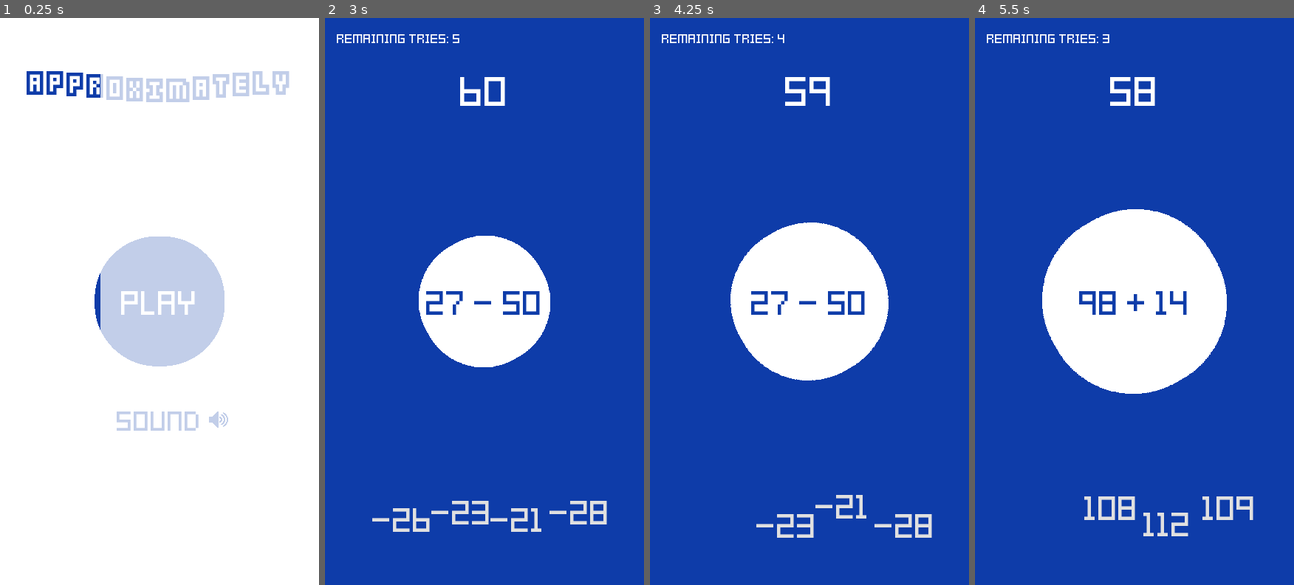
Above: before the commit, frames 1-4 (left to right).
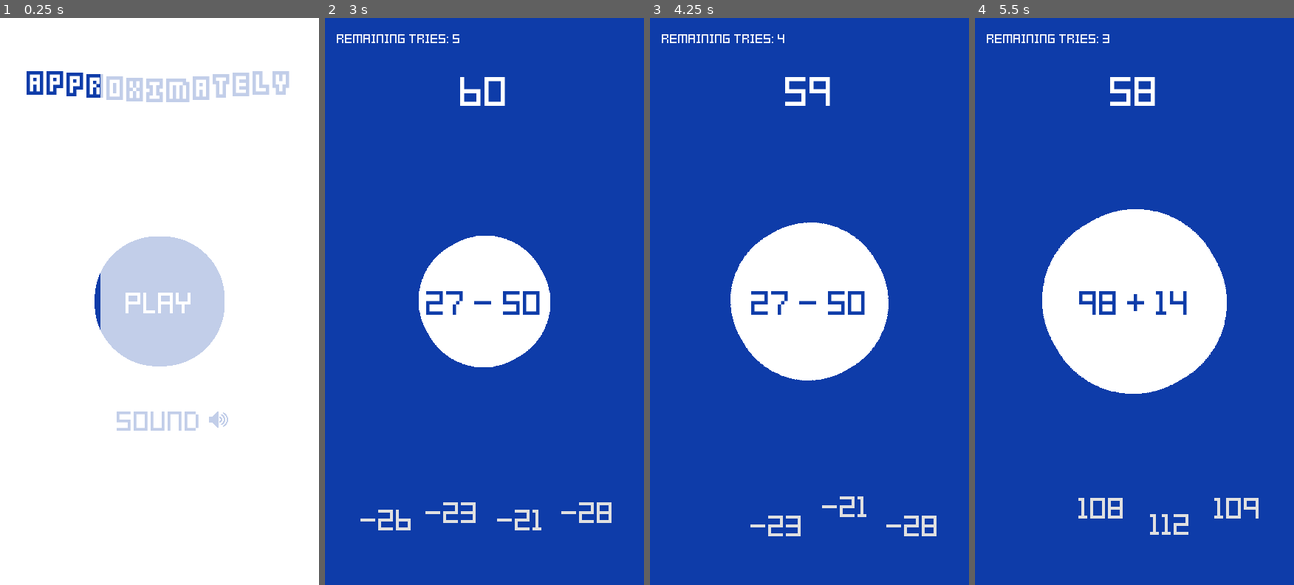
Above: after the commit, the same moments.

Repository: msanatan/Approximately
Game: Godot game, scene res://Scenes/MainMenu.tscn
The game is run twice, just before and just after one commit, with the same random seed, the same clock (stepped at 60 frames per second) and the same inputs.
Inputs:
- Up to frame 1 (0.25 s): no input
- Up to frame 2 (3 s): click "Play" at 0.5 s; click "Play" at 1.25 s
- Up to frame 3 (4.25 s): click "-26" at 3.5 s
- Up to frame 4 (5.5 s): click "-23" at 4.25 s; click "110" at 5 s

The runs differ from the first frame. In frame 1, 0.4% of the frame differs, in the area x 37-62%, y 48-53%; in frame 2, 1.2%, in the area x 11-90%, y 85-91%; in frame 3, 0.8%; in frame 4, 1.1%.

Commit message:
Tweak position and size of answer buttons
A bit smaller with more space loosk good for large negative numbers

Diff:
--- a/Assets/Resources/ButtonFont.tres
+++ b/Assets/Resources/ButtonFont.tres
@@ -4,5 +4,5 @@
 font_path = "res://Assets/Fonts/Kenney Pixel Square.ttf"
 
 [resource]
-size = 36
+size = 32
 font_data = SubResource( 1 )
--- a/Scenes/Game/Answers.tscn
+++ b/Scenes/Game/Answers.tscn
@@ -27,7 +27,7 @@
 "times": PoolRealArray( 0.5, 1, 1.5, 2 ),
 "transitions": PoolRealArray( 1, 1, 1, 1 ),
 "update": 0,
-"values": [ Vector2( 64, 16 ), Vector2( 64, 0 ), Vector2( 64, -16 ), Vector2( 64, 0 ) ]
+"values": [ Vector2( 48, 16 ), Vector2( 48, 0 ), Vector2( 48, -16 ), Vector2( 48, 0 ) ]
 }
 tracks/1/type = "value"
 tracks/1/path = NodePath("Answer2:rect_position")
@@ -39,7 +39,7 @@
 "times": PoolRealArray( 0.5, 1, 1.5, 2 ),
 "transitions": PoolRealArray( 1, 1, 1, 1 ),
 "update": 0,
-"values": [ Vector2( 144, -16 ), Vector2( 144, 0 ), Vector2( 144, 16 ), Vector2( 144, 0 ) ]
+"values": [ Vector2( 136, -16 ), Vector2( 136, 0 ), Vector2( 136, 16 ), Vector2( 136, 0 ) ]
 }
 tracks/2/type = "value"
 tracks/2/path = NodePath("Answer3:rect_position")
@@ -51,7 +51,7 @@
 "times": PoolRealArray( 0.5, 1, 1.5, 2 ),
 "transitions": PoolRealArray( 1, 1, 1, 1 ),
 "update": 0,
-"values": [ Vector2( 224, 16 ), Vector2( 224, 0 ), Vector2( 224, -16 ), Vector2( 224, 0 ) ]
+"values": [ Vector2( 232, 16 ), Vector2( 232, 0 ), Vector2( 232, -16 ), Vector2( 232, 0 ) ]
 }
 tracks/3/type = "value"
 tracks/3/path = NodePath("Answer4:rect_position")
@@ -63,7 +63,7 @@
 "times": PoolRealArray( 0.5, 1, 1.5, 2 ),
 "transitions": PoolRealArray( 1, 1, 1, 1 ),
 "update": 0,
-"values": [ Vector2( 304, -16 ), Vector2( 304, 0 ), Vector2( 304, 16 ), Vector2( 304, 0 ) ]
+"values": [ Vector2( 320, -16 ), Vector2( 320, 0 ), Vector2( 320, 16 ), Vector2( 320, 0 ) ]
 }
 
 [sub_resource type="Animation" id=9]
@@ -78,7 +78,7 @@
 "times": PoolRealArray( 0 ),
 "transitions": PoolRealArray( 1 ),
 "update": 0,
-"values": [ Vector2( 64, 32 ) ]
+"values": [ Vector2( 48, 32 ) ]
 }
 tracks/1/type = "value"
 tracks/1/path = NodePath("Answer2:rect_position")
@@ -90,7 +90,7 @@
 "times": PoolRealArray( 0 ),
 "transitions": PoolRealArray( 1 ),
 "update": 0,
-"values": [ Vector2( 144, 0 ) ]
+"values": [ Vector2( 136, 0 ) ]
 }
 tracks/2/type = "value"
 tracks/2/path = NodePath("Answer3:rect_position")
@@ -102,7 +102,7 @@
 "times": PoolRealArray( 0 ),
 "transitions": PoolRealArray( 1 ),
 "update": 0,
-"values": [ Vector2( 224, 32 ) ]
+"values": [ Vector2( 232, 32 ) ]
 }
 tracks/3/type = "value"
 tracks/3/path = NodePath("Answer4:rect_position")
@@ -114,7 +114,7 @@
 "times": PoolRealArray( 0 ),
 "transitions": PoolRealArray( 1 ),
 "update": 0,
-"values": [ Vector2( 304, 0 ) ]
+"values": [ Vector2( 320, 0 ) ]
 }
 
 [node name="Answers" type="Node2D"]
@@ -122,9 +122,9 @@
 script = ExtResource( 1 )
 
 [node name="Answer1" type="Button" parent="."]
-margin_left = 64.0
+margin_left = 48.0
 margin_top = 32.0
-margin_right = 120.0
+margin_right = 112.0
 margin_bottom = 98.0
 custom_fonts/font = ExtResource( 2 )
 custom_styles/hover = SubResource( 4 )
@@ -138,8 +138,8 @@
 }
 
 [node name="Answer2" type="Button" parent="."]
-margin_left = 144.0
-margin_right = 210.0
+margin_left = 136.0
+margin_right = 202.0
 margin_bottom = 66.0
 custom_fonts/font = ExtResource( 2 )
 custom_styles/hover = SubResource( 4 )
@@ -153,9 +153,9 @@
 }
 
 [node name="Answer3" type="Button" parent="."]
-margin_left = 224.0
+margin_left = 232.0
 margin_top = 32.0
-margin_right = 290.0
+margin_right = 298.0
 margin_bottom = 98.0
 custom_fonts/font = ExtResource( 2 )
 custom_styles/hover = SubResource( 4 )
@@ -169,8 +169,8 @@
 }
 
 [node name="Answer4" type="Button" parent="."]
-margin_left = 304.0
-margin_right = 370.0
+margin_left = 320.0
+margin_right = 386.0
 margin_bottom = 66.0
 custom_fonts/font = ExtResource( 2 )
 custom_styles/hover = SubResource( 4 )
